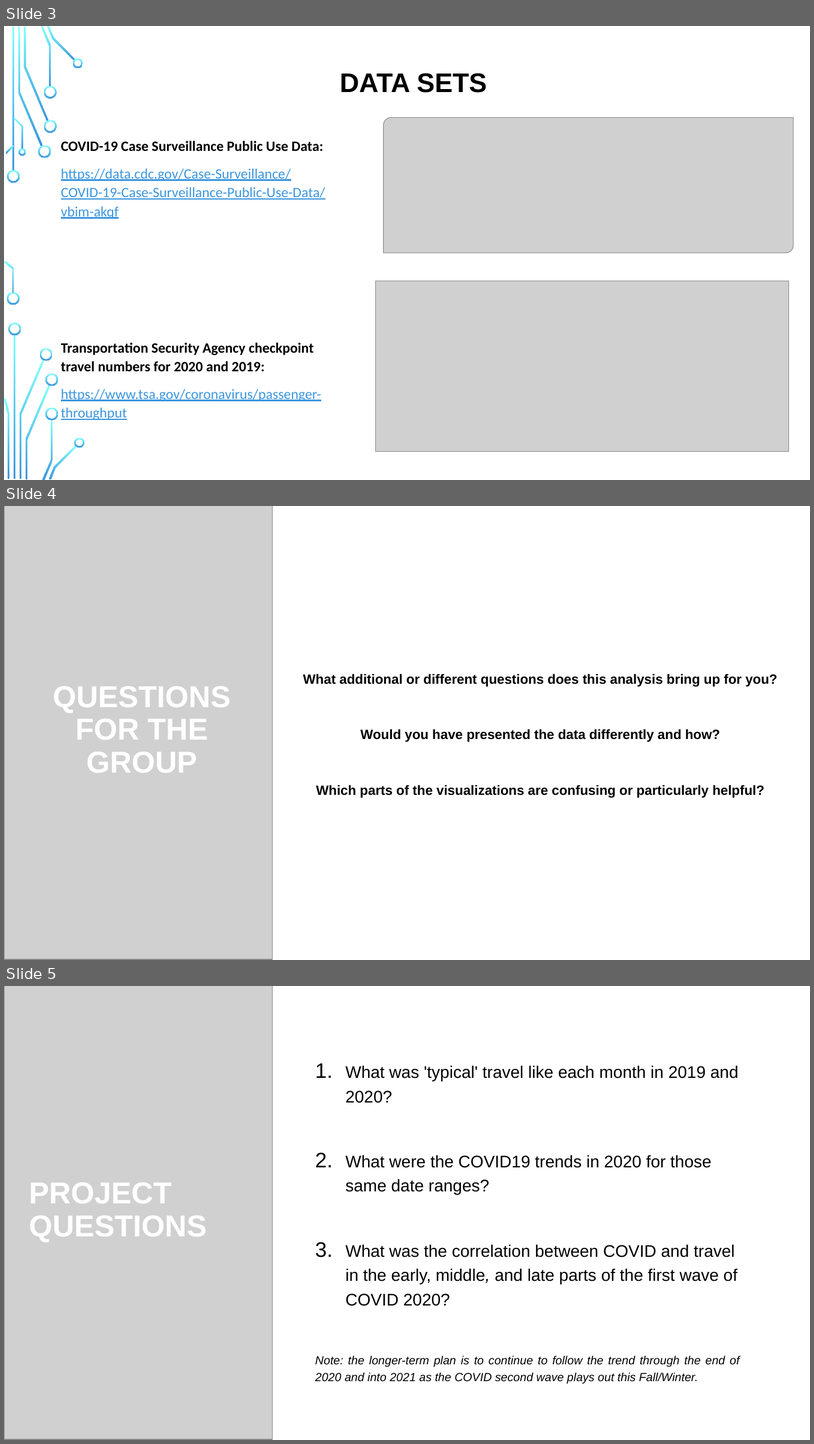
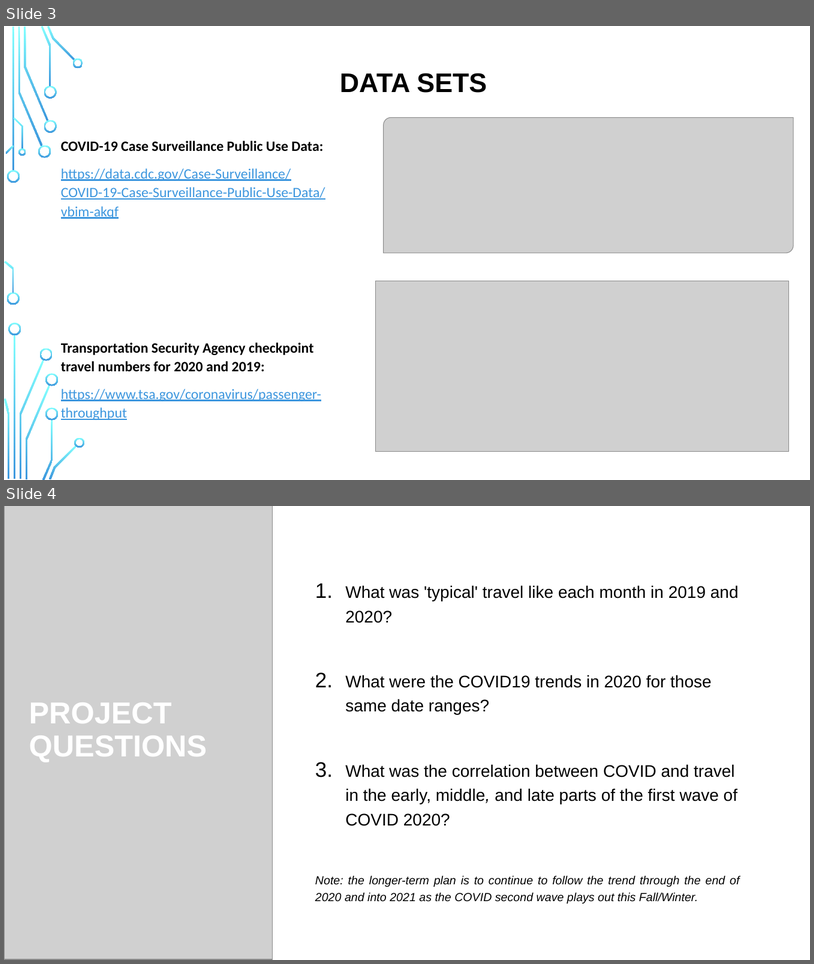
Before and after one commit to abielhammonds/COVID19_TravelStats_Project, a slide deck: COVID19_Travel_Project_Presentation.pptx. Shown one above the other, each under a label of ours: slides 3, 4 and 5 before the commit, slides 3 and 4 after it. The pictures are 814x1444 and 814x964 pixels, drawn with LibreOffice and Linux fonts; fonts in the diff are those of the drawing; grey boxes stand for pictures; background and template pictures are left out. Boxes give left, top, right and bottom in pixels: in the first picture for what was removed or moved away, otherwise in the second. Text is boxed around its words. In the diff, an @@ line names an element or a change of style, - is before the commit and + after.

```diff
--- a/COVID19_Travel_Project_Presentation.pptx
+++ b/COVID19_Travel_Project_Presentation.pptx
@@ slide 4 removed at box(4, 506, 810, 960), background picture (left out); not listed: 14 template elements that a slide beside it also shows @@
@@ rectangle removed at box(4, 506, 810, 960) @@
@@ picture removed at box(4, 506, 273, 960) @@
@@ picture removed at box(4, 506, 273, 959) @@
@@ text removed at box(303, 673, 777, 798) @@
-What additional or different questions does this analysis bring up for you?
-Would you have presented the data differently and how?
-Which parts of the visualizations are confusing or particularly helpful?
@@ title removed at box(53, 686, 231, 772) @@
-QUESTIONS FOR THE GROUP
@@ group removed at box(4, 506, 75, 959): 7 freeform shapes, 1 rectangle @@
@@ group removed at box(4, 506, 77, 959): 9 freeform shapes, 2 rectangles @@
@@ what was slide 5 is now slide 4 @@
```
Also in this commit, not shown: 4 other slides removed.
